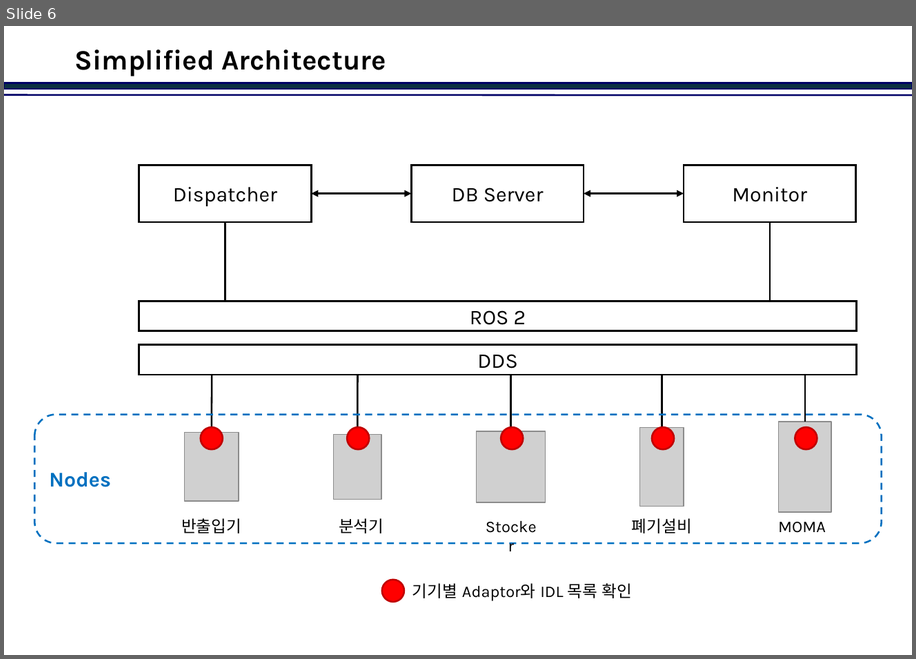
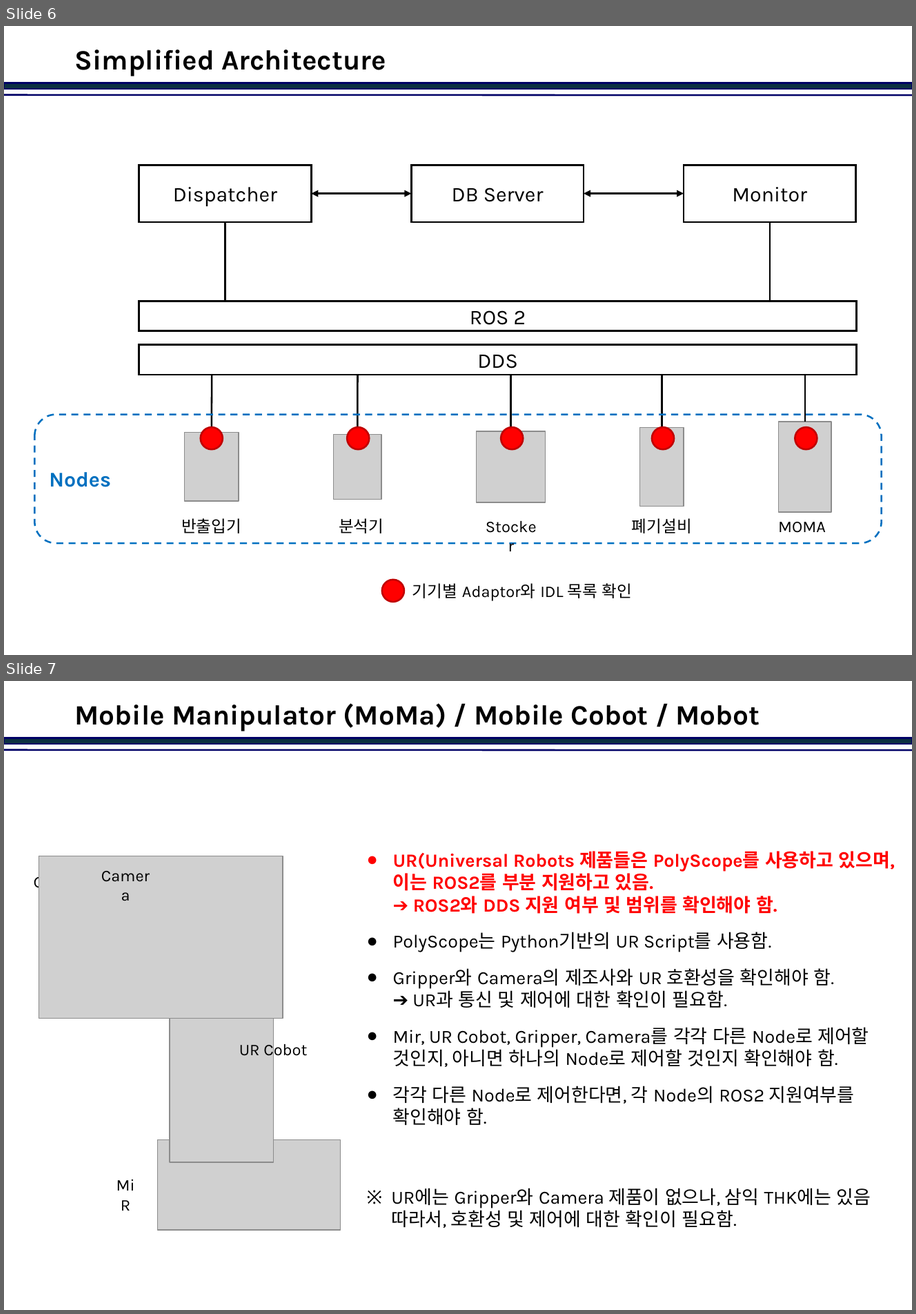
Before and after one commit to jinkabpark/SamickThk_Analysis, a slide deck: 허종원/DDS&Nodes.pptx. Shown one above the other, each under a label of ours: slide 6 before the commit, slides 6 and 7 after it. The pictures are 916x659 and 916x1314 pixels, drawn with LibreOffice and Linux fonts; fonts in the diff are those of the drawing; grey boxes stand for pictures; background and template pictures are left out. Boxes give left, top, right and bottom in pixels: in the first picture for what was removed or moved away, otherwise in the second. Text is boxed around its words. In the diff, an @@ line names an element or a change of style, - is before the commit and + after.

```diff
--- a/허종원/DDS&Nodes.pptx
+++ b/허종원/DDS&Nodes.pptx
@@ slide 7 added at [4,681,912,1310], background #FFFFFF; not listed: 2 template elements that a slide beside it also shows @@
@@ title added at [75,703,760,731], 24 pt, text #000000, bold @@
+Mobile Manipulator (MoMa) / Mobile Cobot / Mobot
@@ picture added at [38,856,282,1018] @@
@@ text added at [89,861,163,890], 14 pt, text #000000 @@
+Camera
@@ text added at [393,851,895,1125], 16 pt, text #000000 @@
+● UR(Universal Robots 제품들은 PolyScope를 사용하고 있으며,
+  이는 ROS2를 부분 지원하고 있음.
+  ➔ ROS2와 DDS 지원 여부 및 범위를 확인해야 함.
+● PolyScope는 Python기반의 UR Script를 사용함.
+● Gripper와 Camera의 제조사와 UR 호환성을 확인해야 함.
+  ➔ UR과 통신 및 제어에 대한 확인이 필요함.
+● Mir, UR Cobot, Gripper, Camera를 각각 다른 Node로 제어할
+  것인지, 아니면 하나의 Node로 제어할 것인지 확인해야 함.
+● 각각 다른 Node로 제어한다면, 각 Node의 ROS2 지원여부를
+  확인해야 함.
@@ text added at [23,867,93,896], 14 pt, text #000000 @@
+Gripper
@@ picture added at [169,936,273,1162] @@
@@ text added at [393,1029,425,1045], 14 pt, text #000000 @@
+MiR
@@ text added at [239,1040,307,1059], 14 pt, text #000000 @@
+UR Cobot
@@ picture added at [157,1140,340,1230] @@
@@ text added at [391,1187,871,1227], 16 pt, text #000000 @@
+※ UR에는 Gripper와 Camera 제품이 없으나, 삼익 THK에는 있음
+따라서, 호환성 및 제어에 대한 확인이 필요함.
```
Also in this commit, not shown: 5 other slides changed.
